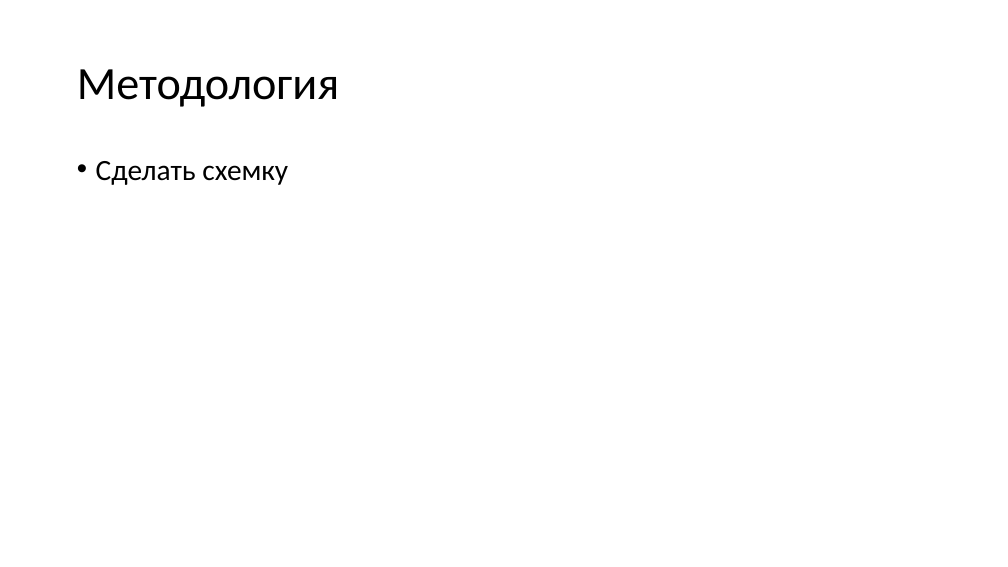
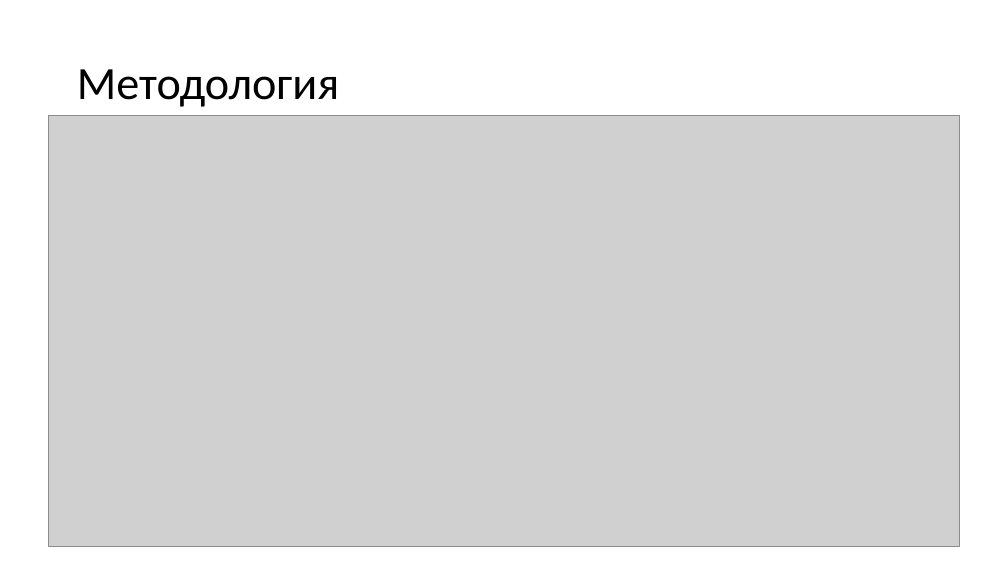
Before and after one commit to S0la1re/Research-work-new, a slide deck: slide 4 of Presentations of Bachelor's theses.pptx. Drawn at 1008x567 pixels with LibreOffice and Linux fonts; fonts in the diff are those of the drawing; grey boxes stand for pictures. Boxes give left, top, right and bottom in pixels: in the first picture for what was removed or moved away, otherwise in the second. Text is boxed around its words. In the diff, an @@ line names an element or a change of style, - is before the commit and + after.

```diff
--- a/Presentations of Bachelor's theses.pptx
+++ b/Presentations of Bachelor's theses.pptx
@@ picture added at [48,116,959,547] @@
@@ text removed at [96,161,288,185] @@
-• Сделать схемку
```
Also in this commit, not shown: 1 other slide changed, 5 slides added, 2 slides removed.
